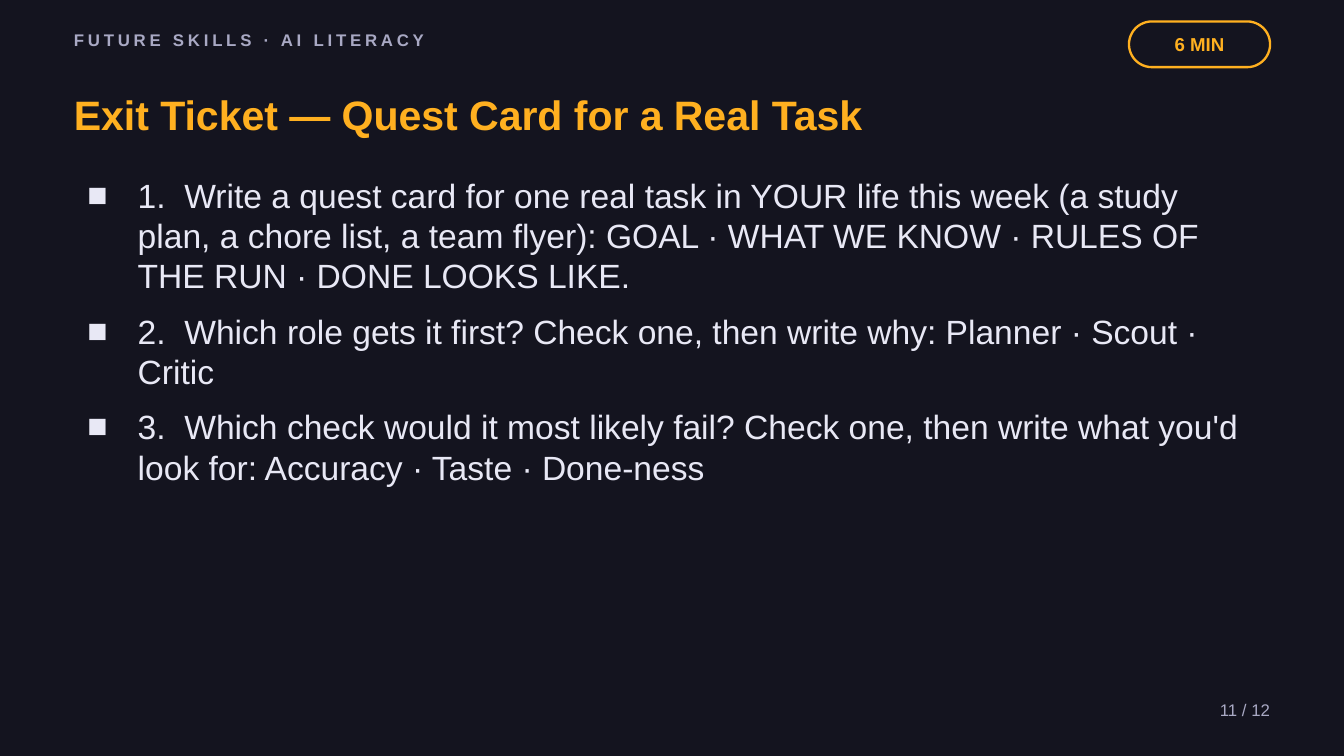
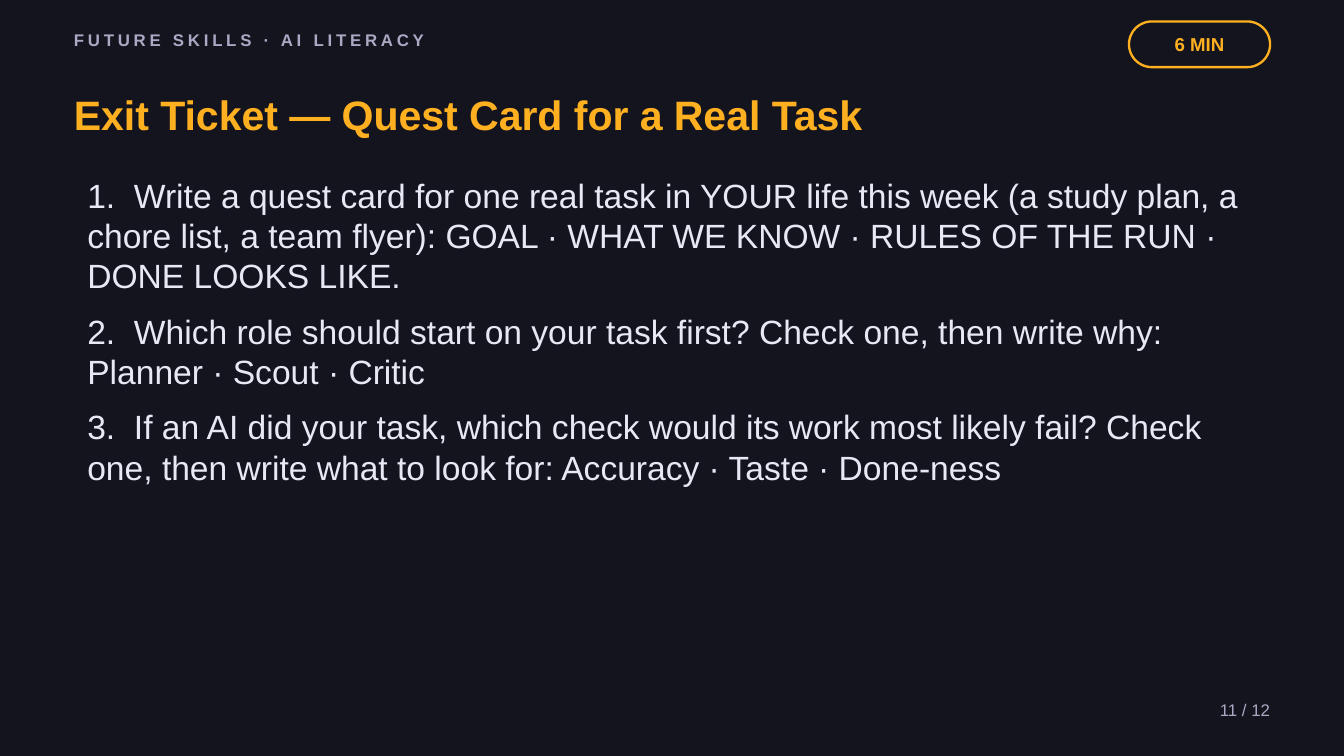
Before and after one commit to phiunit/tptphi, a slide deck: slide 11 of products/ai-agent-intern/dist/Lead Your AI Squad - Slides.pptx. Drawn at 1344x756 pixels with LibreOffice and Linux fonts; fonts in the diff are those of the drawing. Boxes give left, top, right and bottom in pixels: in the first picture for what was removed or moved away, otherwise in the second. Text is boxed around its words. In the diff, an @@ line names an element or a change of style, - is before the commit and + after.

```diff
--- a/products/ai-agent-intern/dist/Lead Your AI Squad - Slides.pptx
+++ b/products/ai-agent-intern/dist/Lead Your AI Squad - Slides.pptx
@@ text at (87,183,1238,289): bullet ■ to none @@
@@ text at (87,319,1201,486): text changed @@
-■ 2. Which role gets it first? Check one, then write why: Planner · Scout · Critic
-■ 3. Which check would it most likely fail? Check one, then write what you'd look for: Accuracy · Taste · Done-ness
+2. Which role should start on your task first? Check one, then write why: Planner · Scout · Critic
+3. If an AI did your task, which check would its work most likely fail? Check one, then write what to look for: Accuracy · Taste · Done-ness
```
Also in this commit, not shown: 9 other slides changed, 32 other files.
